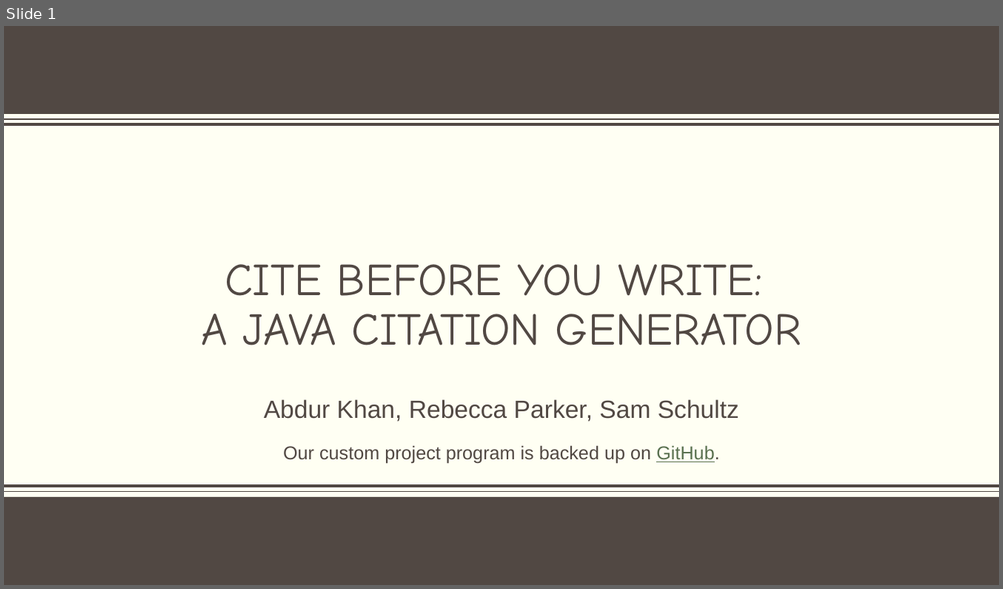
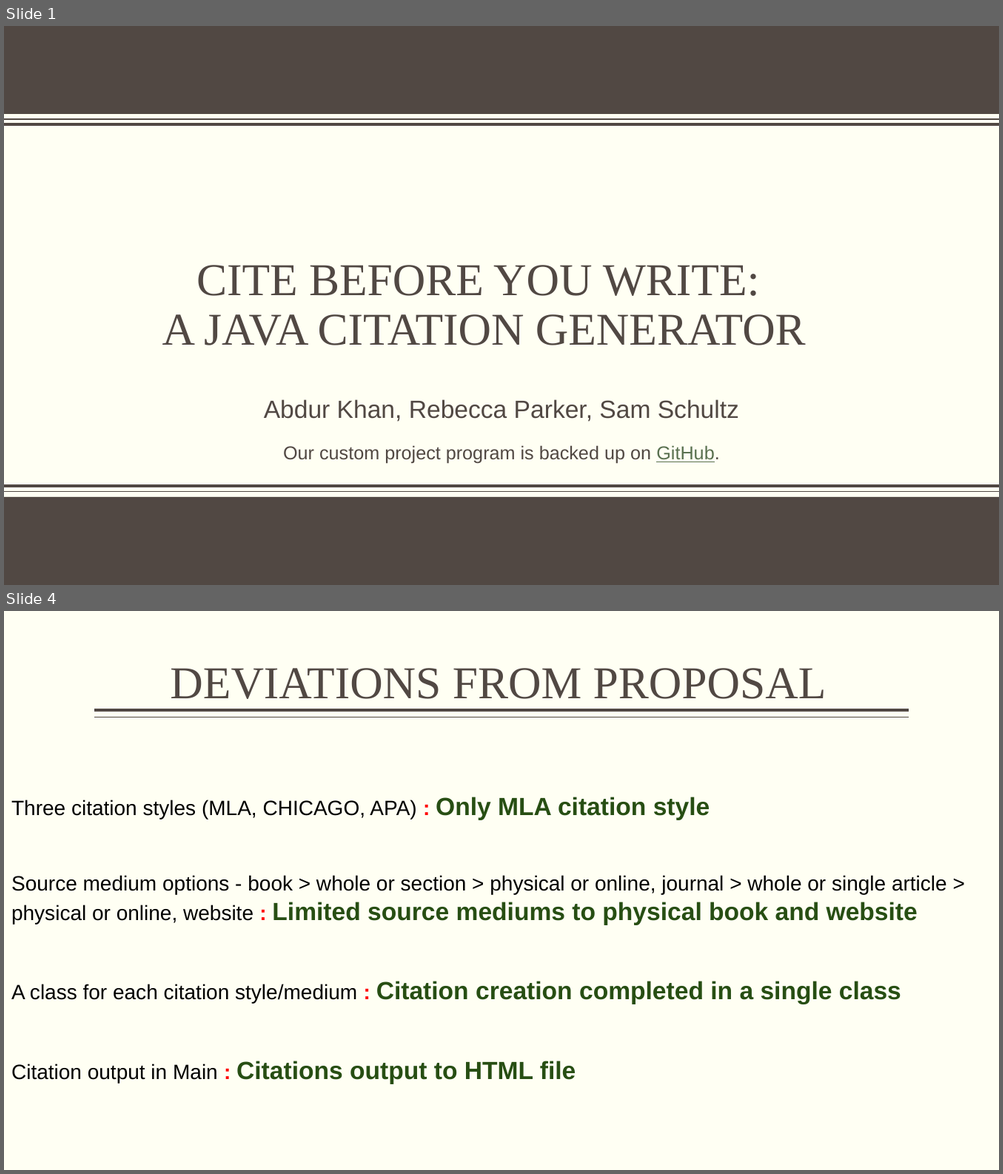
Before and after one commit to RJP43/JavaCustomProject-LUC_Comp-170, a slide deck: COMP170_CustomProject-Presentation.pptx. Shown one above the other, each under a label of ours: slide 1 before the commit, slides 1 and 4 after it; the slides between them are not shown. The pictures are 1003x589 and 1003x1174 pixels, drawn with LibreOffice and Linux fonts; fonts in the diff are those of the drawing; background and template pictures are left out. Boxes give left, top, right and bottom in pixels: in the first picture for what was removed or moved away, otherwise in the second. Text is boxed around its words. In the diff, an @@ line names an element or a change of style, - is before the commit and + after.

```diff
--- a/COMP170_CustomProject-Presentation.pptx
+++ b/COMP170_CustomProject-Presentation.pptx
@@ slide 4 added at (x1=4, y1=611, x2=999, y2=1170), background #FFFFF3 @@
@@ title added at (x1=170, y1=668, x2=826, y2=699), 44 pt, text #514843 @@
+DEVIATIONS FROM PROPOSAL
@@ line added from (909, 710) to (94, 710), #514843 3 pt @@
@@ line added from (909, 718) to (94, 718), #514843 1 pt @@
@@ text added at (x1=11, y1=797, x2=947, y2=1085), 20 pt, text #000000 @@
+Three citation styles (MLA, CHICAGO, APA) : Only MLA citation style
+Source medium options - book > whole or section > physical or online, journal > whole or single article > physical or online, website : Limited source mediums to physical book and website
+A class for each citation style/medium : Citation creation completed in a single class
+Citation output in Main : Citations output to HTML file
@@ slide 1 changed as well @@
@@ title "CITE BEFORE YOU WRITE: A ..." moved from (x1=201, y1=264, x2=801, y2=346) to (x1=162, y1=265, x2=805, y2=346) @@
@@ title "CITE BEFORE YOU WRITE: A ..." at (x1=162, y1=265, x2=805, y2=346): font Comic Neue to Times New Roman @@
```
Also in this commit, not shown: 1 other slide changed, 3 other slides added, 3 slides removed, 3 other files.
